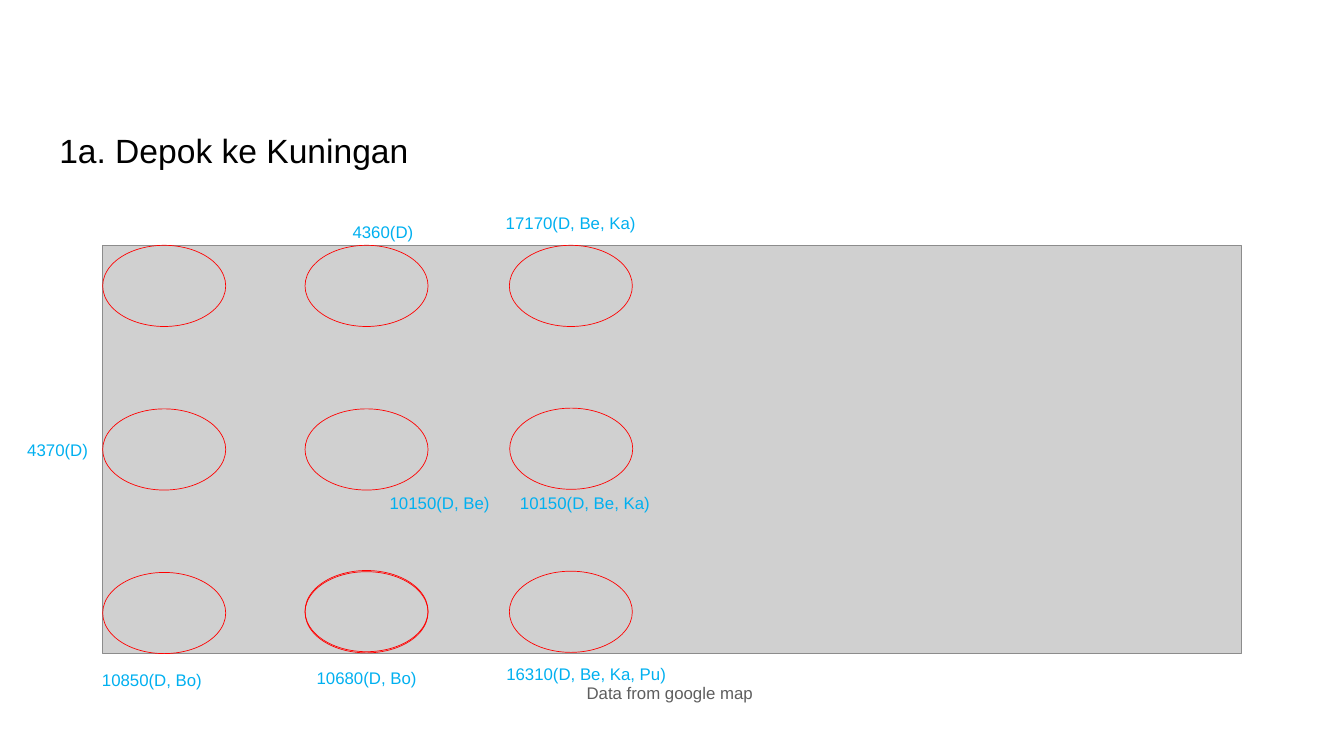
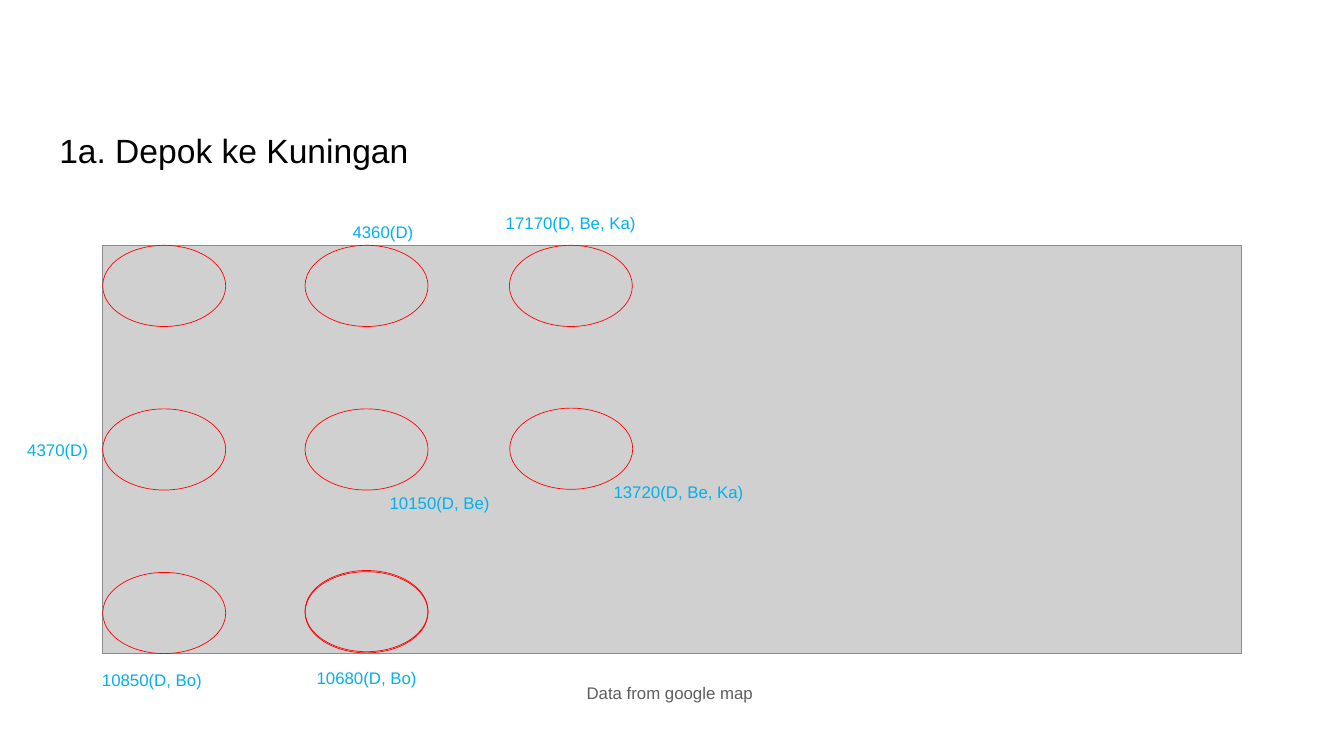
Before and after one commit to DentAlpha/Latihan-6-EL2208-PMC, a slide deck: slide 10 of Latihan 6_revisi.pptx (slide 11 before the commit). Drawn at 1344x756 pixels with LibreOffice and Linux fonts; fonts in the diff are those of the drawing; grey boxes stand for pictures. Boxes give left, top, right and bottom in pixels: in the first picture for what was removed or moved away, otherwise in the second. Text is boxed around its words. In the diff, an @@ line names an element or a change of style, - is before the commit and + after.

```diff
--- a/Latihan 6_revisi.pptx
+++ b/Latihan 6_revisi.pptx
@@ text at (614, 486, 743, 502): text changed @@
-10150(D, Be, Ka)
+13720(D, Be, Ka)
@@ ellipse removed at (509, 571, 632, 652) @@
@@ text removed at (506, 667, 666, 684) @@
-16310(D, Be, Ka, Pu)
```
Also in this commit, not shown: 10 other slides changed.
